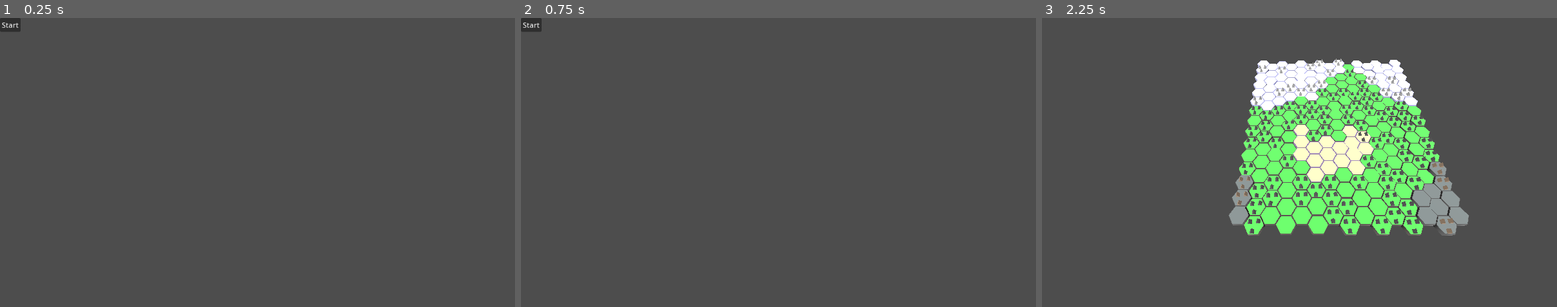
Above: before the commit, frames 1-3 (left to right).
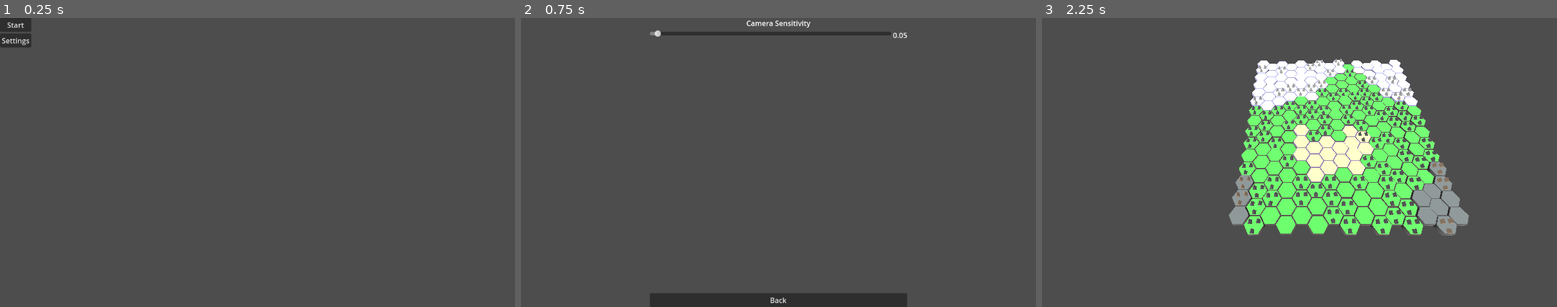
Above: after the commit, the same moments.

Repository: STORM-33/elemental-conquest
Game: Godot game, scene res://scenes/main_menu/main_menu.tscn
The game is run twice, just before and just after one commit, with the same random seed, the same clock (stepped at 60 frames per second) and the same inputs.
Inputs (mouse positions are in pixels of both pictures, inside the frame that each line leads up to):
- Up to frame 1 (0.25 s): no input
- Up to frame 2 (0.75 s): click (536, 41) at 0.5 s, where only the run after the commit has a clickable "Settings"
- Up to frame 3 (2.25 s): click (1299, 301) at 1.25 s, where only the run after the commit has a clickable "Back"; click "Start" at 2 s

The runs differ from the first frame. In frame 1, 0.4% of the frame differs, in the area x 0-7%, y 0-11%; in frame 2, 3.2%, in the area x 0-75%, y 0-100%; in frame 3, nothing differs.

Commit message:
settings menu

Diff:
--- /dev/null
+++ b/globals.gd
@@ -0,0 +1,6 @@
+extends Node
+
+var camera_sensitivity = 0.05
+@onready var screen_size = get_viewport().get_visible_rect().size
+@onready var screen_width = screen_size.x
+@onready var screen_height = screen_size.y
--- a/project.godot
+++ b/project.godot
@@ -15,6 +15,10 @@
 config/features=PackedStringArray("4.4", "Mobile")
 config/icon="res://icon.svg"
 
+[autoload]
+
+Globals="*res://globals.gd"
+
 [input_devices]
 
 pointing/android/enable_pan_and_scale_gestures=true
--- a/scenes/camera_3d.gd
+++ b/scenes/camera_3d.gd
@@ -1,6 +1,6 @@
 extends Camera3D
 
-var sensitivity = 0.05
+var sensitivity = Globals.camera_sensitivity
 func _input(event):
 	if event is InputEventScreenDrag:
 		var rel = event.relative
--- a/scenes/main_menu/main_menu.gd
+++ b/scenes/main_menu/main_menu.gd
@@ -1,5 +1,11 @@
 extends Control
 
+func _ready():
+	$VBoxContainer/StartButton.pressed.connect(startButtonPressed)
+	$VBoxContainer/SettingsButton.pressed.connect(settingsButtonPressed)
 
-func _on_button_button_down() -> void:
+func startButtonPressed():
 	get_tree().change_scene_to_file("res://scenes/map_gen/map_gen.tscn")
+
+func settingsButtonPressed():
+	get_tree().change_scene_to_file("res://scenes/main_menu/settings.tscn")
--- a/scenes/main_menu/main_menu.tscn
+++ b/scenes/main_menu/main_menu.tscn
@@ -20,4 +20,6 @@
 layout_mode = 2
 text = "Start"
 
-[connection signal="button_down" from="VBoxContainer/StartButton" to="." method="_on_button_button_down"]
+[node name="SettingsButton" type="Button" parent="VBoxContainer"]
+layout_mode = 2
+text = "Settings"
--- /dev/null
+++ b/scenes/main_menu/settings.gd
@@ -0,0 +1,22 @@
+extends Control
+
+@onready var camSens_slider = $VBoxContainer/HBoxContainer/CameraSensitivitySlider
+@onready var camSens_label = $VBoxContainer/HBoxContainer/Label
+@onready var vBox = $VBoxContainer
+func _ready():
+	vBox.offset_left = -Globals.screen_width/4
+	vBox.offset_right = Globals.screen_width/4
+
+	camSens_slider.min_value = 0.01
+	camSens_slider.max_value = 2
+	camSens_slider.step = 0.01
+	camSens_slider.value = Globals.camera_sensitivity
+
+	camSens_slider.value_changed.connect(camSens_changed)
+	camSens_label.text = str(camSens_slider.value)
+	$VBoxContainer/BackButton.pressed.connect(backButtonPressed)
+func backButtonPressed():
+	get_tree().change_scene_to_file("res://scenes/main_menu/main_menu.tscn")
+func camSens_changed(value):
+	Globals.camera_sensitivity = value
+	camSens_label.text = str(value)
--- /dev/null
+++ b/scenes/main_menu/settings.tscn
@@ -0,0 +1,46 @@
+[gd_scene load_steps=2 format=3 uid="uid://cfgel20k604bo"]
+
+[ext_resource type="Script" uid="uid://hh0b63gvywi1" path="res://scenes/main_menu/settings.gd" id="1_1uif8"]
+
+[node name="Settings" type="Control"]
+layout_mode = 3
+anchors_preset = 15
+anchor_right = 1.0
+anchor_bottom = 1.0
+grow_horizontal = 2
+grow_vertical = 2
+script = ExtResource("1_1uif8")
+
+[node name="VBoxContainer" type="VBoxContainer" parent="."]
+layout_mode = 1
+anchors_preset = -1
+anchor_left = 0.5
+anchor_right = 0.5
+anchor_bottom = 1.0
+offset_left = -100.0
+offset_right = 100.0
+grow_horizontal = 2
+grow_vertical = 2
+
+[node name="Label" type="Label" parent="VBoxContainer"]
+layout_mode = 2
+text = "Camera Sensitivity"
+horizontal_alignment = 1
+
+[node name="HBoxContainer" type="HBoxContainer" parent="VBoxContainer"]
+layout_mode = 2
+size_flags_vertical = 3
+
+[node name="CameraSensitivitySlider" type="HSlider" parent="VBoxContainer/HBoxContainer"]
+layout_mode = 2
+size_flags_horizontal = 3
+size_flags_stretch_ratio = 10.0
+
+[node name="Label" type="Label" parent="VBoxContainer/HBoxContainer"]
+custom_minimum_size = Vector2(20, 0)
+layout_mode = 2
+size_flags_vertical = 0
+
+[node name="BackButton" type="Button" parent="VBoxContainer"]
+layout_mode = 2
+text = "Back"
Not shown, added: globals.gd.uid
Not shown, added: scenes/main_menu/settings.gd.uid
